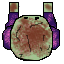
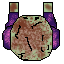
Layer changes from the first (64, 64) image to the second:
renamed "Layer 0" to "Layer 8", painted on it over [9, 14, 53, 62]
painted on "Layer 1" over [22, 43, 41, 50]
